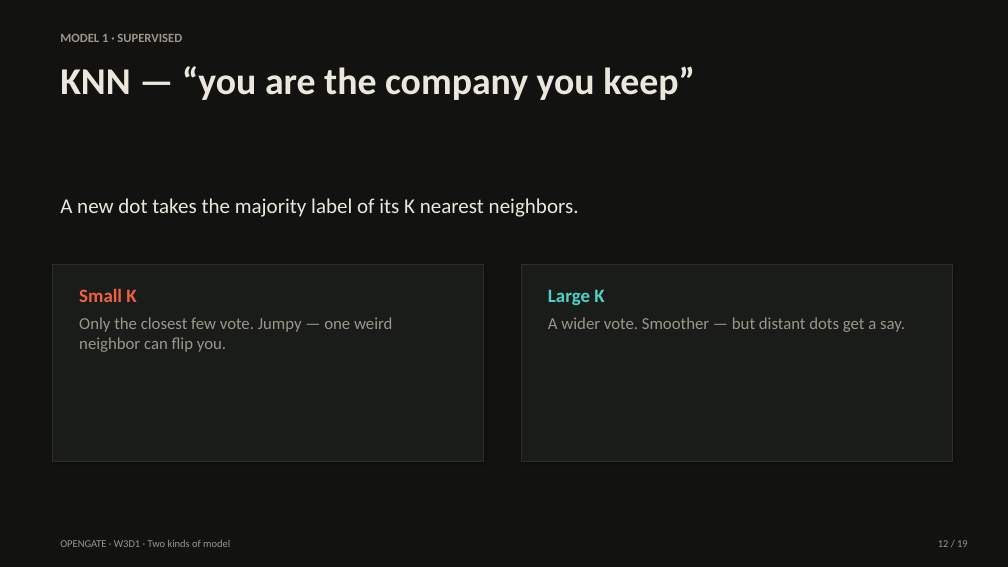
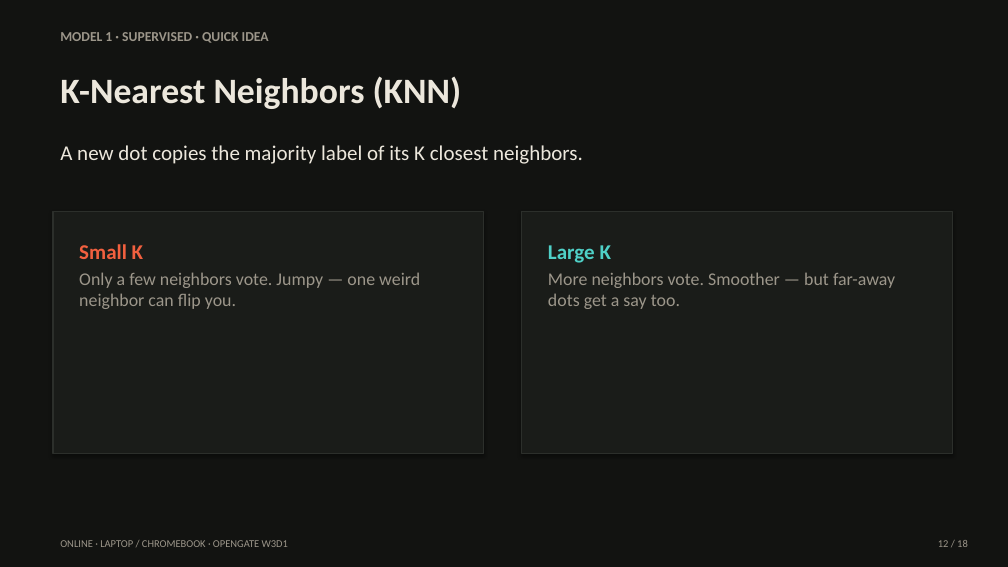
Before and after one commit to lemoon01110/chroma-kmeans-color-lab, a slide deck: slide 12 of opengate-assets/Opengate-W3D1-Two-Kinds-of-Model.pptx. Drawn at 1008x567 pixels with LibreOffice and Linux fonts; fonts in the diff are those of the drawing. Boxes give left, top, right and bottom in pixels: in the first picture for what was removed or moved away, otherwise in the second. Text is boxed around its words. In the diff, an @@ line names an element or a change of style, - is before the commit and + after.

```diff
--- a/opengate-assets/Opengate-W3D1-Two-Kinds-of-Model.pptx
+++ b/opengate-assets/Opengate-W3D1-Two-Kinds-of-Model.pptx
@@ text at [60, 32, 269, 43]: text changed; size 12 to 13 pt @@
-MODEL 1 · SUPERVISED
+MODEL 1 · SUPERVISED · QUICK IDEA
@@ text at [60, 76, 462, 109]: text changed; size 36 to 34 pt @@
-KNN — “you are the company you keep”
+K-Nearest Neighbors (KNN)
@@ text at [60, 145, 583, 164]: text changed @@
-A new dot takes the majority label of its K nearest neighbors.
+A new dot copies the majority label of its K closest neighbors.
@@ rectangle: place and size @@
-rectangle at [53, 265, 484, 461]
+rectangle at [53, 212, 484, 454]
@@ rectangle at [53, 212, 484, 454]: outline #2C2F2B 1 pt to #2C2F2B 1.25 pt @@
@@ text "Small K": place and size @@
-text "Small K" at [79, 288, 392, 352]
+text "Small K" at [79, 244, 420, 309]
@@ rectangle at [522, 212, 953, 454]: outline #2C2F2B 1 pt to #2C2F2B 1.25 pt @@
@@ rectangle: place and size @@
-rectangle at [522, 265, 953, 461]
+rectangle at [522, 212, 953, 454]
@@ text "Large K": place and size @@
-text "Large K" at [548, 289, 905, 332]
+text "Large K" at [548, 245, 895, 309]
@@ text at [79, 244, 143, 259]: size 18 to 20 pt in "Small K"; less space between paragraphs @@
@@ text at [548, 245, 611, 263]: size 18 to 20 pt in "Large K"; less space between paragraphs @@
@@ text at [79, 272, 420, 309]: text changed; size 16 to 17 pt @@
-Only the closest few vote. Jumpy — one weird neighbor can flip you.
+Only a few neighbors vote. Jumpy — one weird neighbor can flip you.
@@ text at [548, 272, 895, 309]: text changed; size 16 to 17 pt @@
-A wider vote. Smoother — but distant dots get a say.
+More neighbors vote. Smoother — but far-away dots get a say too.
@@ text at [60, 540, 288, 547]: text changed @@
-OPENGATE · W3D1 · Two kinds of model
+ONLINE · LAPTOP / CHROMEBOOK · OPENGATE W3D1
```
Also in this commit, not shown: 8 other slides changed, 9 slides added, 10 slides removed, 1 other file.
